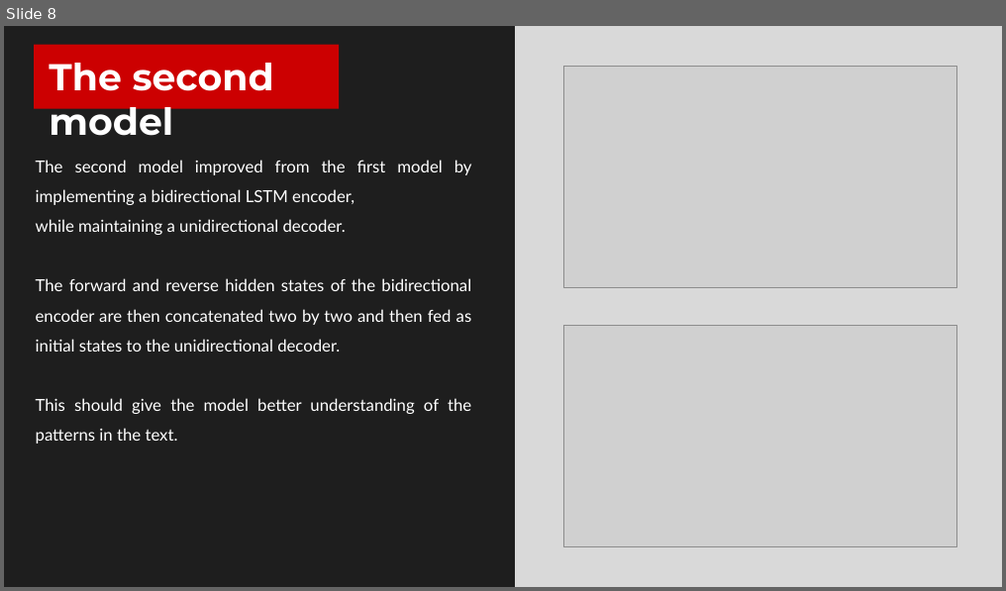
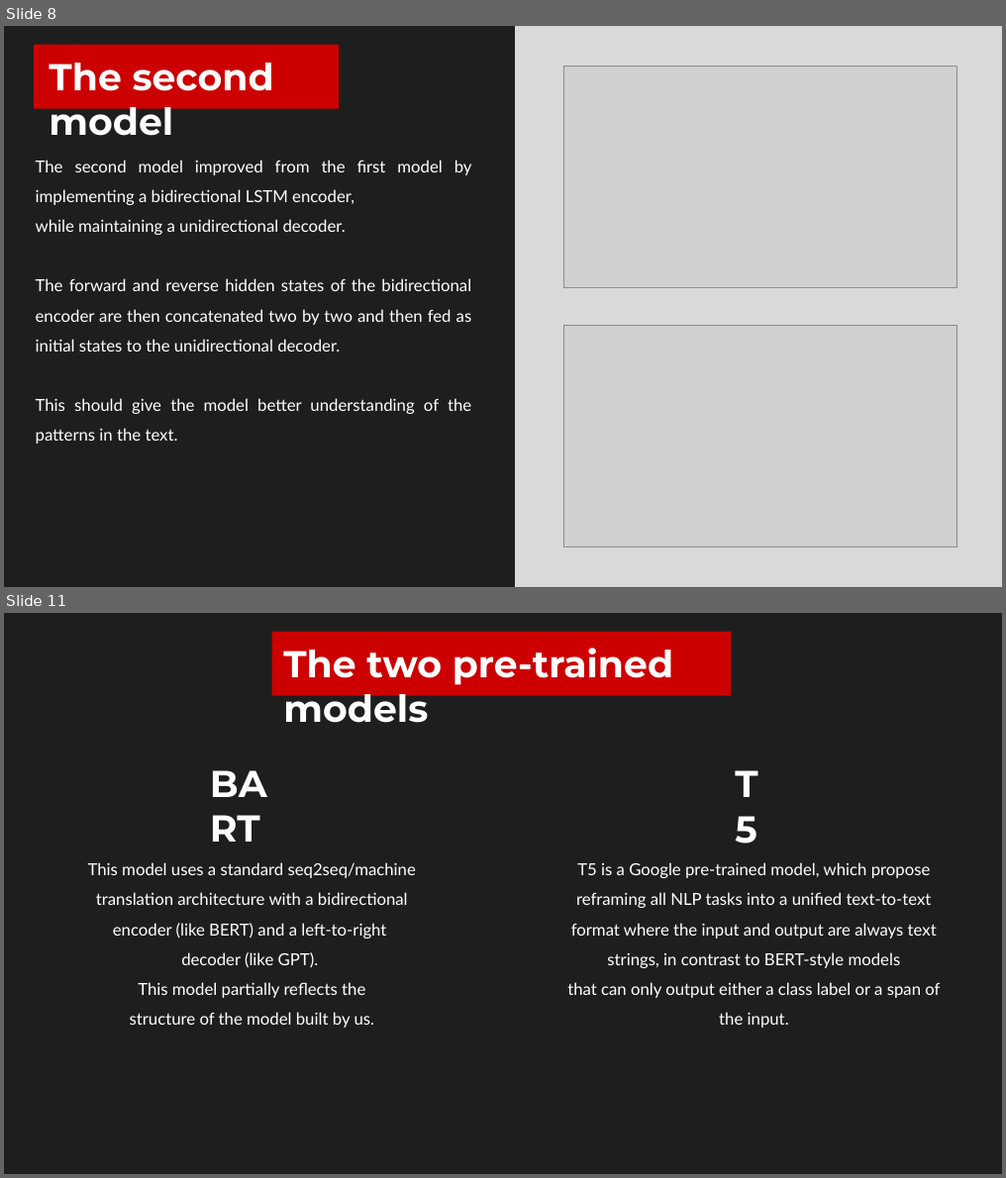
Before and after one commit to federicodeservi/TMS_project, a slide deck: presentation/presentation.pptx. Shown one above the other, each under a label of ours: slide 8 before the commit, slides 8 and 11 after it; the slides between them are not shown. The pictures are 1006x591 and 1006x1178 pixels, drawn with LibreOffice and Linux fonts; fonts in the diff are those of the drawing; grey boxes stand for pictures. Boxes give left, top, right and bottom in pixels: in the first picture for what was removed or moved away, otherwise in the second. Text is boxed around its words. In the diff, an @@ line names an element or a change of style, - is before the commit and + after.

```diff
--- a/presentation/presentation.pptx
+++ b/presentation/presentation.pptx
@@ slide 11 added at <box>4,613,1002,1174</box>, background #D9D9D9 @@
@@ rectangle added at <box>4,613,1002,1174</box>, fill #1E1E1E @@
@@ rectangle added at <box>272,632,731,696</box>, fill #CC0001 @@
@@ text added at <box>283,648,673,732</box>, 36 pt, text #FFFFFF, bold @@
+The two pre-trained models
@@ text added at <box>206,757,297,810</box>, 36 pt, text #FFFFFF, bold @@
+BART
@@ text added at <box>88,862,416,1028</box>, 16 pt, text #FFFFFF @@
+This model uses a standard seq2seq/machine translation architecture with a bidirectional
+encoder (like BERT) and a left-to-right
+decoder (like GPT).
+This model partially reflects the
+structure of the model built by us.
@@ text added at <box>567,862,940,1028</box>, 16 pt, text #FFFFFF @@
+T5 is a Google pre-trained model, which propose reframing all NLP tasks into a unified text-to-text format where the input and output are always text strings, in contrast to BERT-style models
+that can only output either a class label or a span of the input.
@@ text added at <box>577,863,597,875</box>, 36 pt, text #FFFFFF, bold @@
+T5
```
Also in this commit, not shown: 3 slides changed, 1 other slide added, 9 other files.
